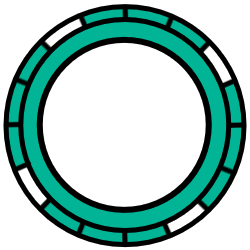
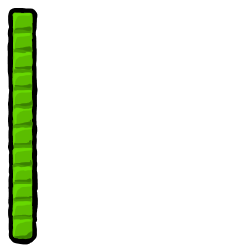
Layers edited between the first and the second w=250, h=250 image:
moved "Calque de dessin 1" above "Arrière-plan", painted on it over [3, 4, 247, 248]
painted on "Arrière-plan" over [3, 4, 247, 248]
